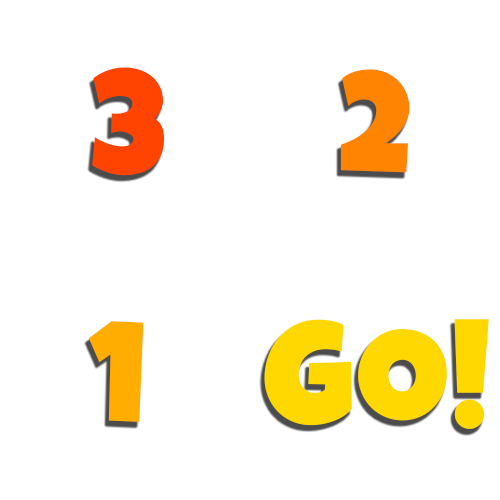
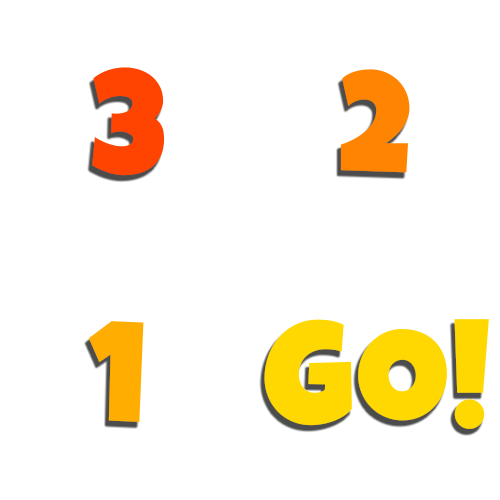
Revision of a layered (500, 500) image; what changed, layer by layer:
removed layer "Background" over [88, 67, 489, 429]
